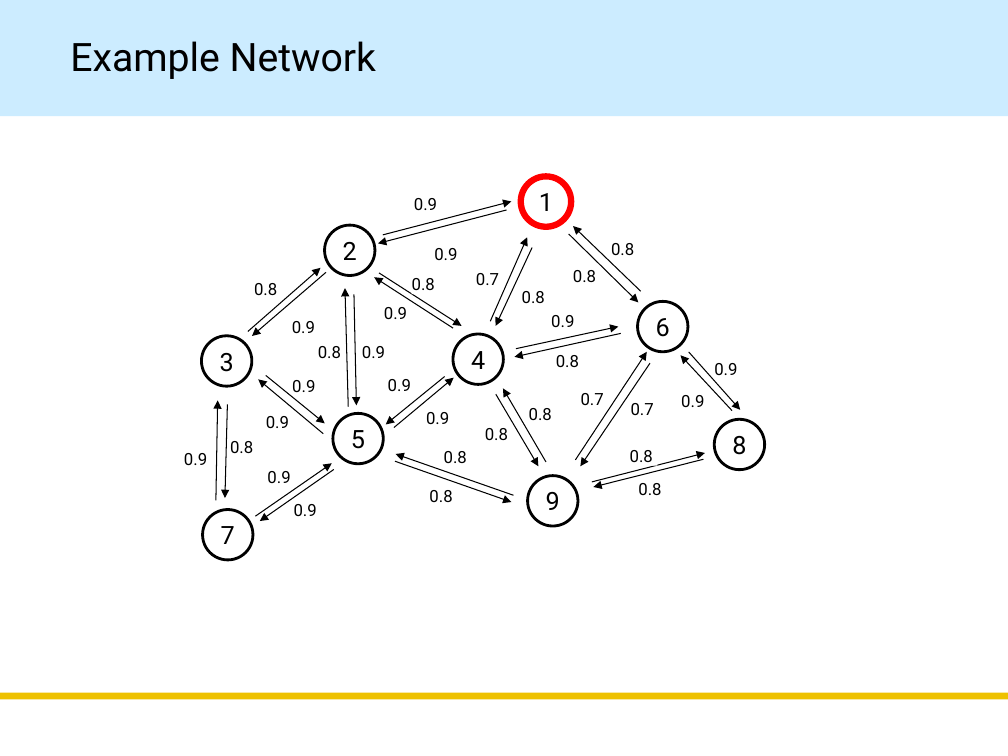
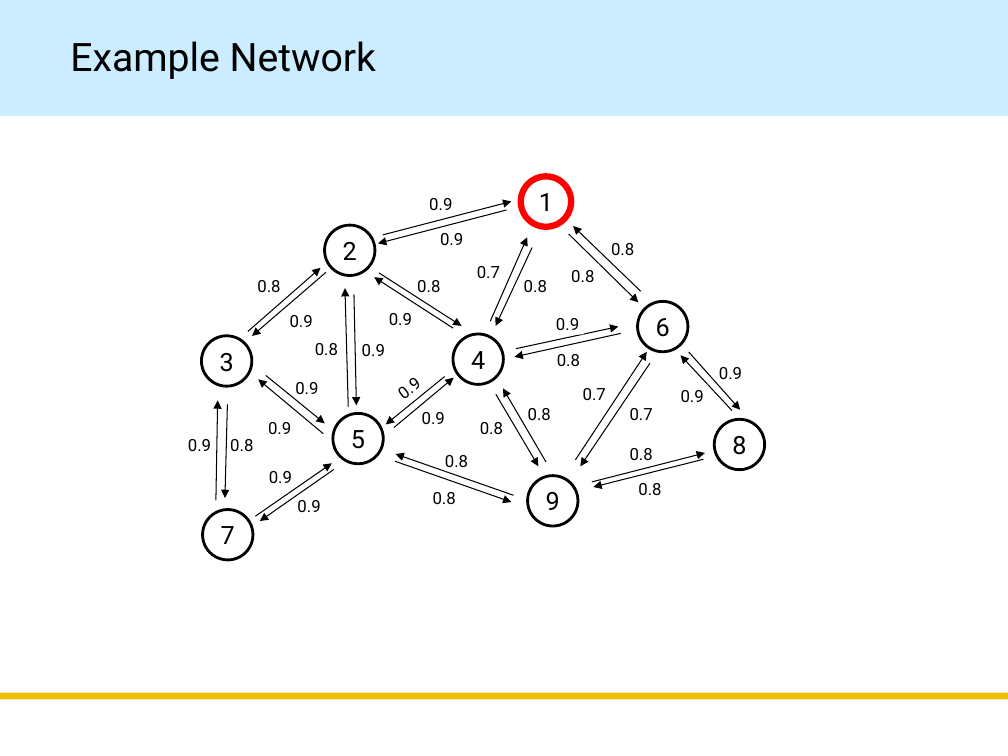
Before and after one commit to huynn8/paper_draft, a slide deck: slide 1 of References/tsch-building-tree-prr-20200125 (1).pptx. Drawn at 1008x756 pixels with LibreOffice and Linux fonts; fonts in the diff are those of the drawing. Boxes give left, top, right and bottom in pixels: in the first picture for what was removed or moved away, otherwise in the second. Text is boxed around its words. In the diff, an @@ line names an element or a change of style, - is before the commit and + after.

```diff
--- a/References/tsch-building-tree-prr-20200125 (1).pptx
+++ b/References/tsch-building-tree-prr-20200125 (1).pptx
@@ rectangle "0.9": place and size @@
-rectangle "0.9" at <box>414,198,437,210</box>
+rectangle "0.9" at <box>429,194,458,214</box>
@@ text "0.9": place and size @@
-text "0.9" at <box>434,248,457,260</box>
+text "0.9" at <box>440,233,463,245</box>
@@ 2 texts, 1 rectangle: place and size @@
-2 texts, 1 rectangle at <box>476,269,704,407</box>
+2 texts, 1 rectangle at <box>477,262,704,402</box>
@@ text "0.8" rewrapped from <box>254,278,282,298</box> to <box>257,280,280,292</box> @@
@@ text "0.8": place and size @@
-text "0.8" at <box>522,291,545,303</box>
+text "0.8" at <box>524,280,547,292</box>
@@ 3 texts: place and size @@
-3 texts at <box>384,307,737,375</box>
+3 texts at <box>389,313,742,379</box>
@@ rectangle "0.9" at <box>393,366,432,402</box>: rotation 0 to 323 degrees @@
@@ text "0.9": place and size @@
-text "0.9" at <box>426,412,449,424</box>
+text "0.9" at <box>422,412,445,424</box>
@@ 2 rectangles, 1 text: place and size @@
-2 rectangles, 1 text at <box>292,321,508,440</box>
+2 rectangles, 1 text at <box>290,315,508,438</box>
@@ text "0.9" rewrapped from <box>184,449,213,469</box> to <box>188,439,211,451</box> @@
@@ 2 texts, 1 rectangle: place and size @@
-2 texts, 1 rectangle at <box>266,403,654,463</box>
+2 texts, 1 rectangle at <box>268,408,653,471</box>
@@ text "0.9": place and size @@
-text "0.9" at <box>294,504,317,516</box>
+text "0.9" at <box>297,500,320,512</box>
@@ 3 texts: place and size @@
-3 texts at <box>292,278,452,502</box>
+3 texts at <box>295,280,456,504</box>
```
Also in this commit, not shown: 2 slides added, 1 other file.
